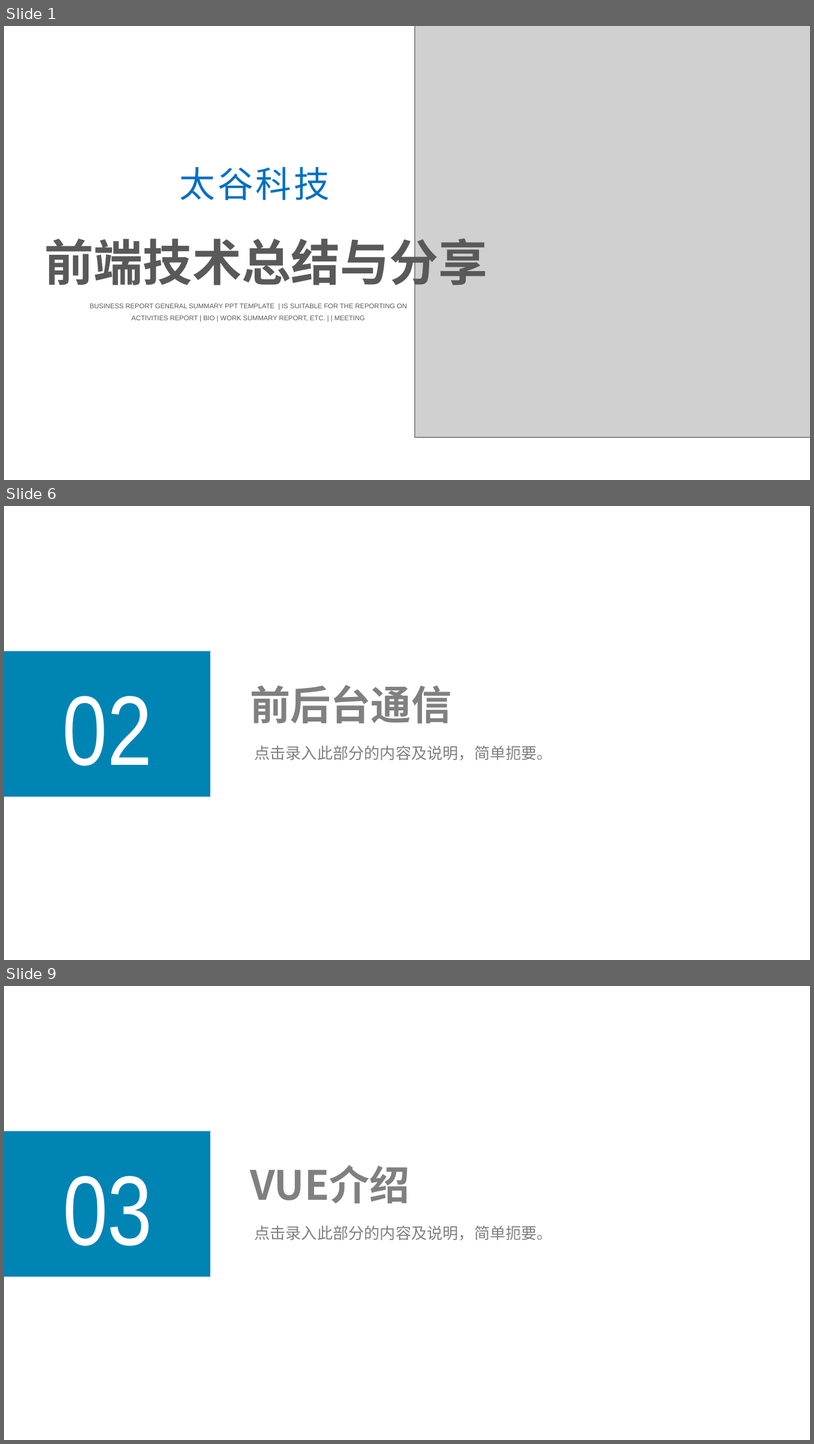
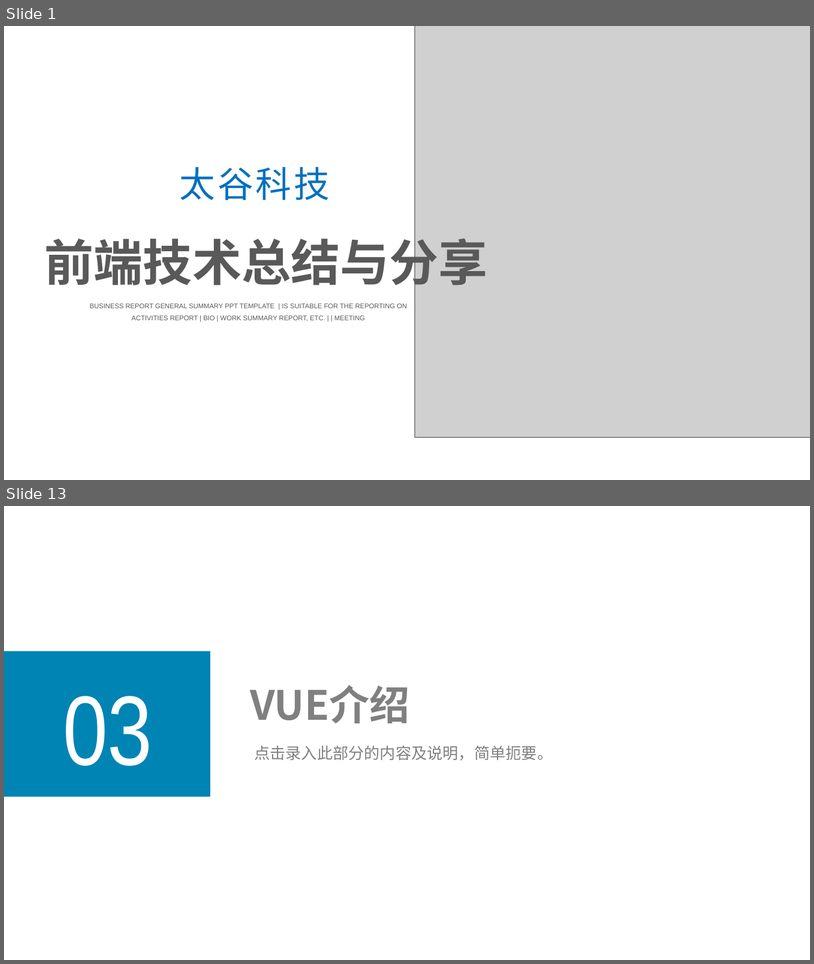
Before and after one commit to linda1212/FrontEndStack, a slide deck: 带你了解前端.pptx. Shown one above the other, each under a label of ours: slides 1, 6 and 9 before the commit, slides 1 and 13 after it; the slides between them are not shown. The pictures are 814x1444 and 814x964 pixels, drawn with LibreOffice and Linux fonts; fonts in the diff are those of the drawing; grey boxes stand for pictures. Boxes give left, top, right and bottom in pixels: in the first picture for what was removed or moved away, otherwise in the second. Text is boxed around its words. In the diff, an @@ line names an element or a change of style, - is before the commit and + after.

```diff
--- a/带你了解前端.pptx
+++ b/带你了解前端.pptx
@@ slide 6 removed at [4,506,810,960], background #FFFFFF @@
@@ rectangle removed at [4,651,210,796] @@
@@ text removed at [250,685,452,723] @@
-前后台通信
@@ text removed at [63,696,153,766] @@
-02
@@ text removed at [254,745,552,760] @@
-点击录入此部分的内容及说明，简单扼要。
@@ what was slide 9 is now slide 13 @@
```
Also in this commit, not shown: 5 slides changed, 7 slides added, 2 other slides removed, 2 other files.
